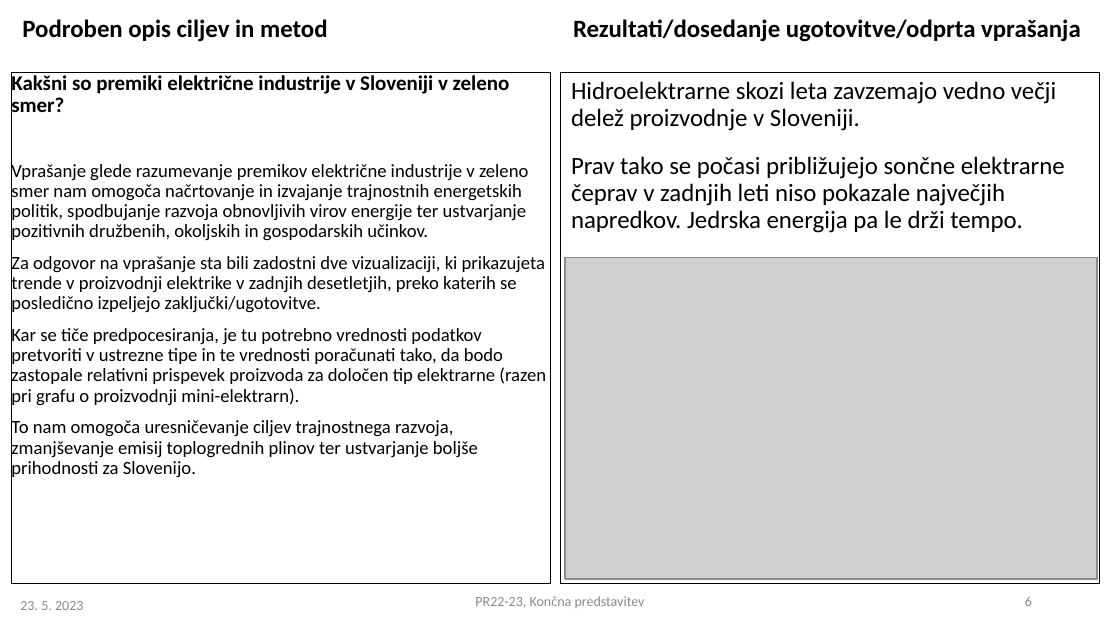
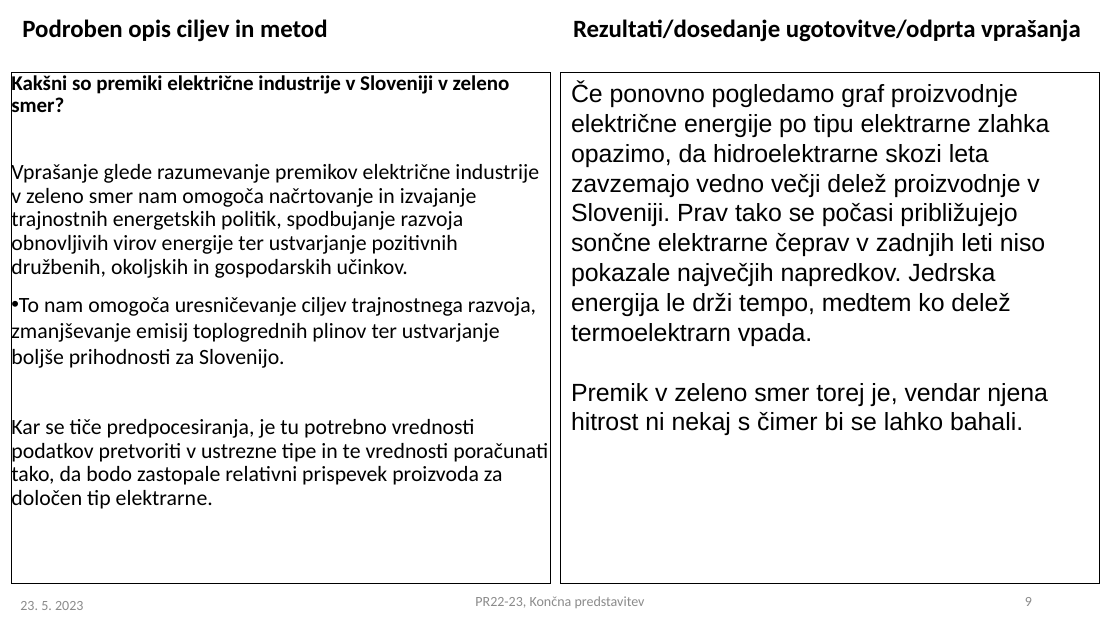
Before and after one commit to MisterMustache/PR22TLTS, a slide deck: slide 9 of PR2022-23_koncna_14a.pptx (slide 6 before the commit). Drawn at 1120x630 pixels with LibreOffice and Linux fonts; fonts in the diff are those of the drawing; grey boxes stand for pictures. Boxes give left, top, right and bottom in pixels: in the first picture for what was removed or moved away, otherwise in the second. Text is boxed around its words. In the diff, an @@ line names an element or a change of style, - is before the commit and + after.

```diff
--- a/PR2022-23_koncna_14a.pptx
+++ b/PR2022-23_koncna_14a.pptx
@@ text at box(11, 72, 539, 371): size 12 to 14 pt in "Vprašanje glede razumevanje premikov električne industrije v ...", "To nam omogoča uresničevanje ciljev trajnostnega razvoja, ..."; indent changed; bullet none to • @@
@@ text in rectangle at box(571, 82, 1050, 435): text changed; font Calibri to Arial @@
-Hidroelektrarne skozi leta zavzemajo vedno večji delež proizvodnje v Sloveniji.
-Prav tako se počasi približujejo sončne elektrarne čeprav v zadnjih leti niso pokazale največjih napredkov. Jedrska energija pa le drži tempo.
+Če ponovno pogledamo graf proizvodnje električne energije po tipu elektrarne zlahka opazimo, da hidroelektrarne skozi leta zavzemajo vedno večji delež proizvodnje v Sloveniji. Prav tako se počasi približujejo sončne elektrarne čeprav v zadnjih leti niso pokazale največjih napredkov. Jedrska energija le drži tempo, medtem ko delež termoelektrarn vpada.
+Premik v zeleno smer torej je, vendar njena hitrost ni nekaj s čimer bi se lahko bahali.
@@ text at box(11, 254, 546, 407): paragraphs removed @@
-Za odgovor na vprašanje sta bili zadostni dve vizualizaciji, ki prikazujeta trende v proizvodnji elektrike v zadnjih desetletjih, preko katerih se posledično izpeljejo zaključki/ugotovitve.
-Kar se tiče predpocesiranja, je tu potrebno vrednosti podatkov pretvoriti v ustrezne tipe in te vrednosti poračunati tako, da bodo zastopale relativni prispevek proizvoda za določen tip elektrarne (razen pri grafu o proizvodnji mini-elektrarn).
@@ picture removed at box(566, 258, 1098, 579) @@
@@ text at box(11, 416, 548, 511): paragraph added @@
+Kar se tiče predpocesiranja, je tu potrebno vrednosti podatkov pretvoriti v ustrezne tipe in te vrednosti poračunati tako, da bodo zastopale relativni prispevek proizvoda za določen tip elektrarne.
@@ page number at box(1025, 597, 1032, 606): text changed @@
-6
+9
```
Also in this commit, not shown: 5 other slides changed, 3 slides added.
